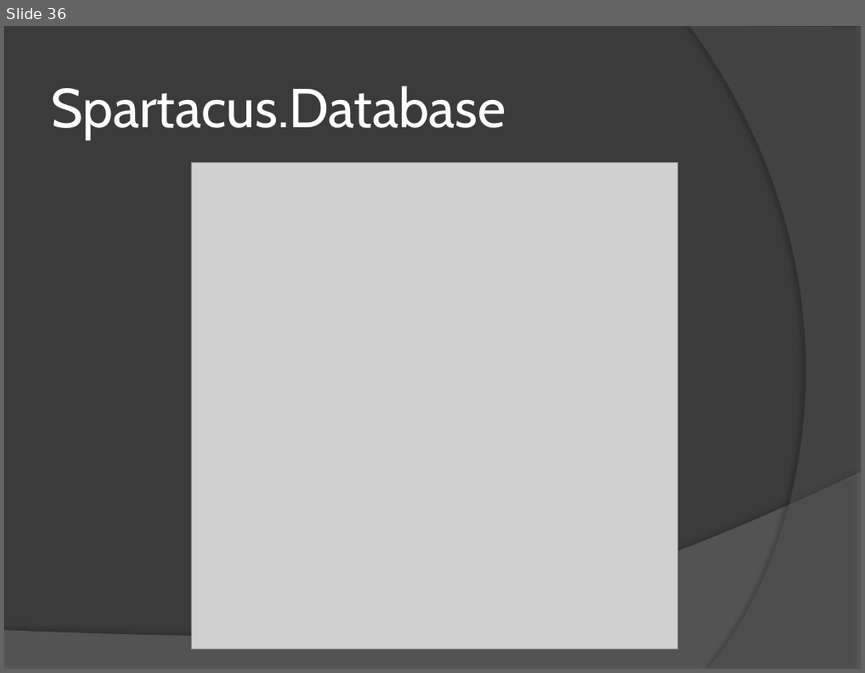
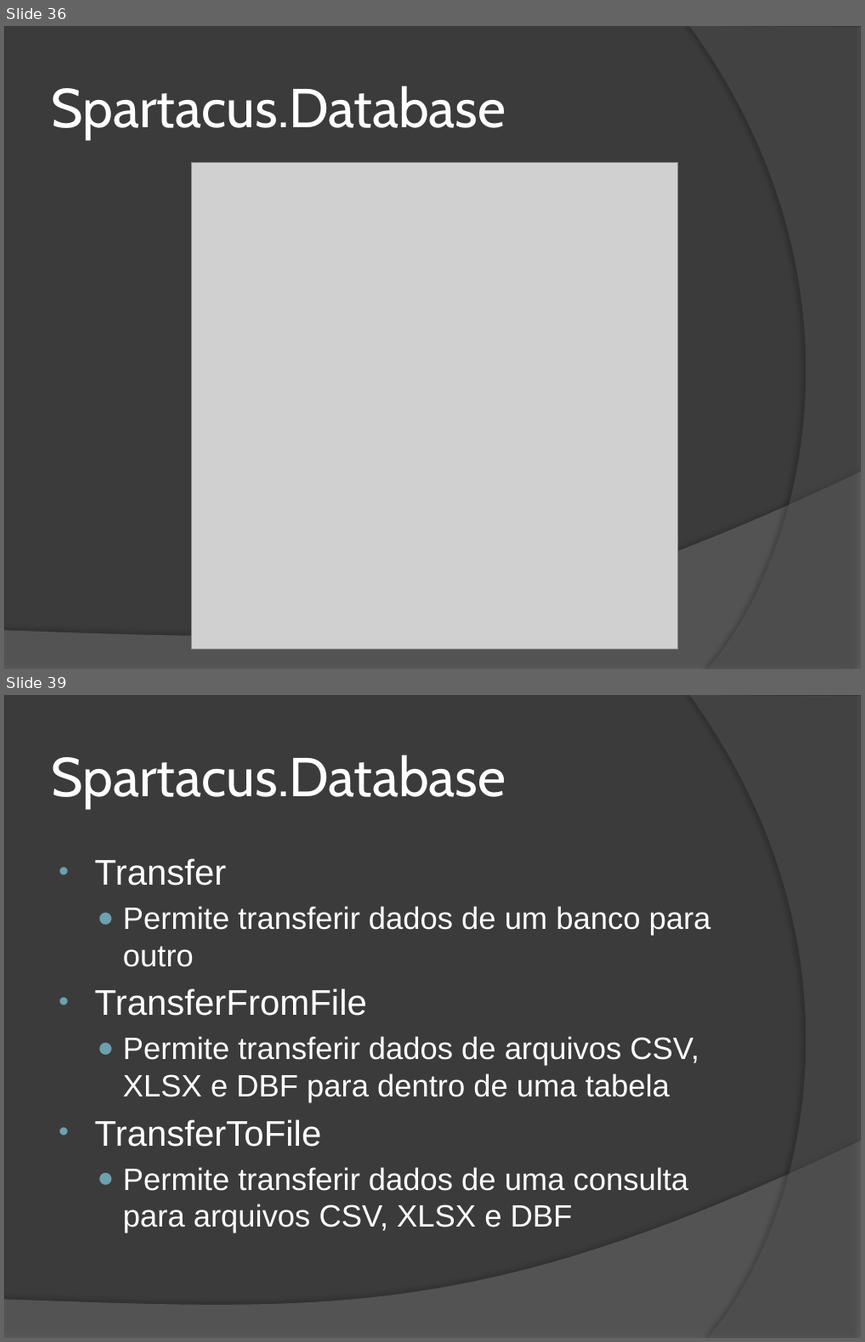
Before and after one commit to wind39/wind39.github.io, a slide deck: curso/modulo3capitulo4.pptx. Shown one above the other, each under a label of ours: slide 36 before the commit, slides 36 and 39 after it; the slides between them are not shown. The pictures are 865x673 and 865x1342 pixels, drawn with LibreOffice and Linux fonts; fonts in the diff are those of the drawing; grey boxes stand for pictures. Boxes give left, top, right and bottom in pixels: in the first picture for what was removed or moved away, otherwise in the second. Text is boxed around its words. In the diff, an @@ line names an element or a change of style, - is before the commit and + after.

Commit message:
Alterada página spartacus

```diff
--- a/curso/modulo3capitulo4.pptx
+++ b/curso/modulo3capitulo4.pptx
@@ slide 39 added at (4,695,861,1338), background #3B3B3B; not listed: 2 template elements that a slide beside it also shows @@
@@ title added at (51,755,506,808), 46 pt, text #FFFFFF @@
+Spartacus.Database
@@ text added at (95,858,711,1233), 26 pt, text #FFFFFF @@
+• Transfer
+  ● Permite transferir dados de um banco para outro
+• TransferFromFile
+  ● Permite transferir dados de arquivos CSV, XLSX e DBF para dentro de uma tabela
+• TransferToFile
+  ● Permite transferir dados de uma consulta para arquivos CSV, XLSX e DBF
```
Also in this commit, not shown: 2 other slides added, 2 other files.
